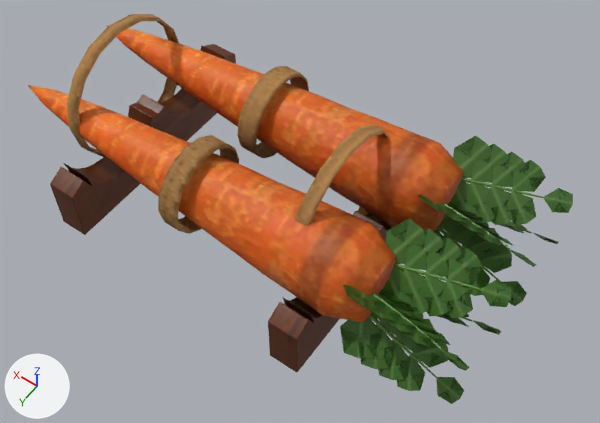
The glTF model assets/props/ammo_rocket.glb: old version first, new version second.
Both versions are drawn from a 50 mm camera at (-0.303, 0.339, 0.566) aimed at (-0.066, 0.008, 0.046). The axes (+X, +Y, +Z) are drawn at lower left. The lights are the same throughout. The picture after the commit comes second. Vertices at exactly the same position are counted once.

The first picture shows 'ammo_rocket'.
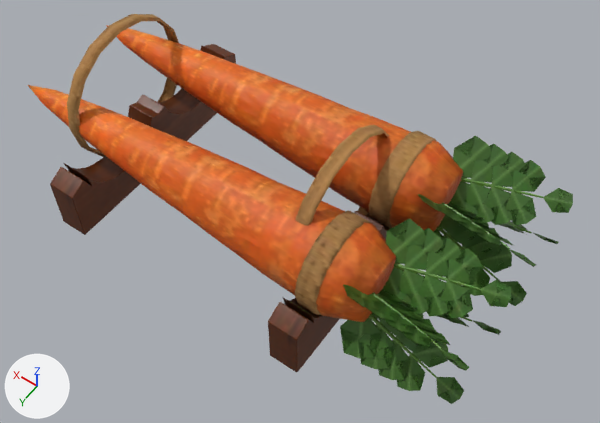
Changed parts and their boxes (x1, y1, x2, y2) in the pictures (600 x 423 px; the box of a moved part takes in the faces that stretch with it):
part 1 of me_ammo_rocket, moved or reshaped
    before: (158, 135, 239, 234)
    after: (295, 211, 371, 315)
part 2 of me_ammo_rocket, moved or reshaped
    before: (237, 66, 309, 158)
    after: (369, 131, 436, 228)

The edits, one by one:
me_ammo_rocket has 3028 vertices, 4220 faces and spans x -0.246..0.191, y -0.105..0.105, z 0.0..0.136.
me_ammo_rocket is used by ob_ammo_rocket; location (0.0, 0.0, 0.0).
me_ammo_rocket part 1: the loose piece of 128 vertices spanning x -0.009..0.009, y 0.009..0.087, z 0.033..0.111 is moved by (-0.126, 0.0, 0.0).
me_ammo_rocket part 2: the loose piece of 128 vertices spanning x -0.009..0.009, y -0.087..-0.009, z 0.033..0.111 is moved by (-0.126, 0.0, 0.0).
